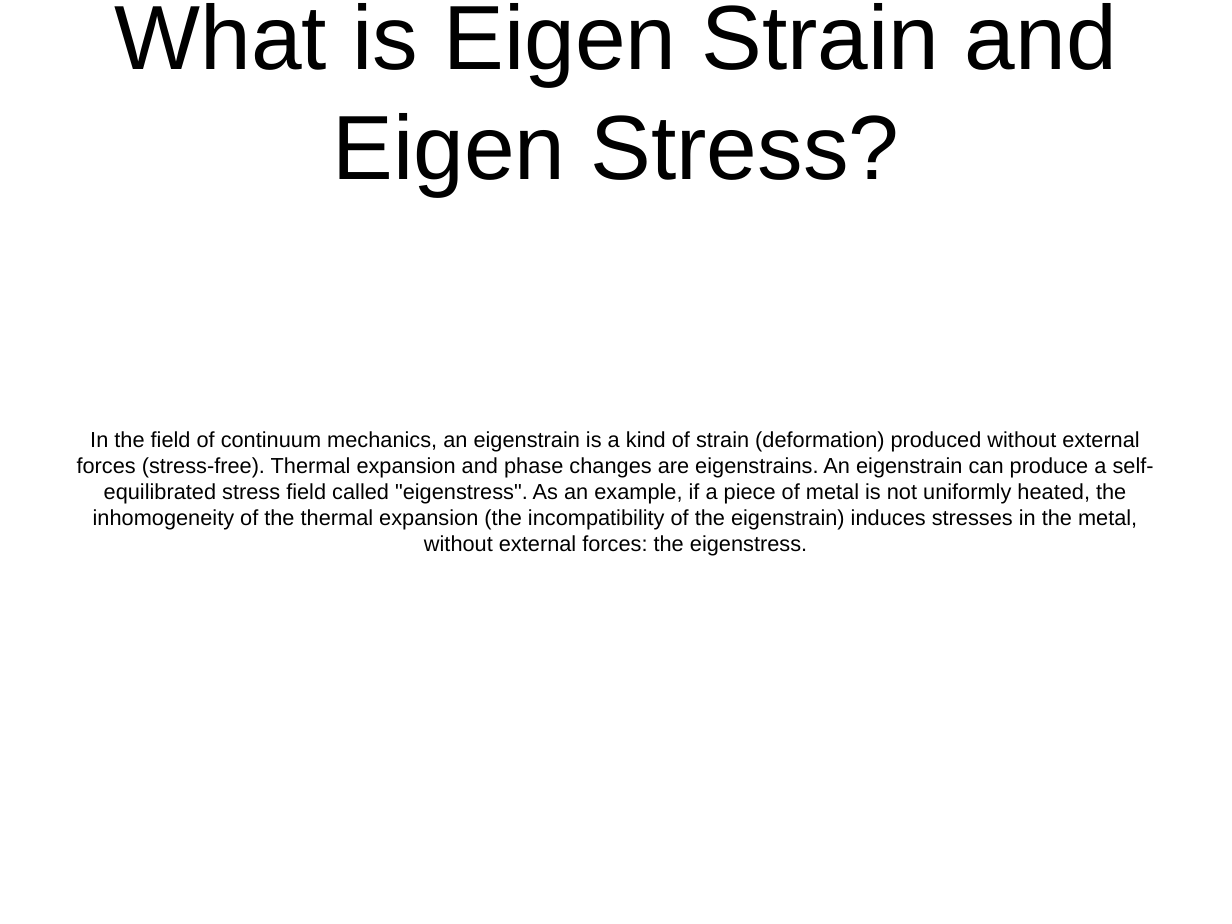
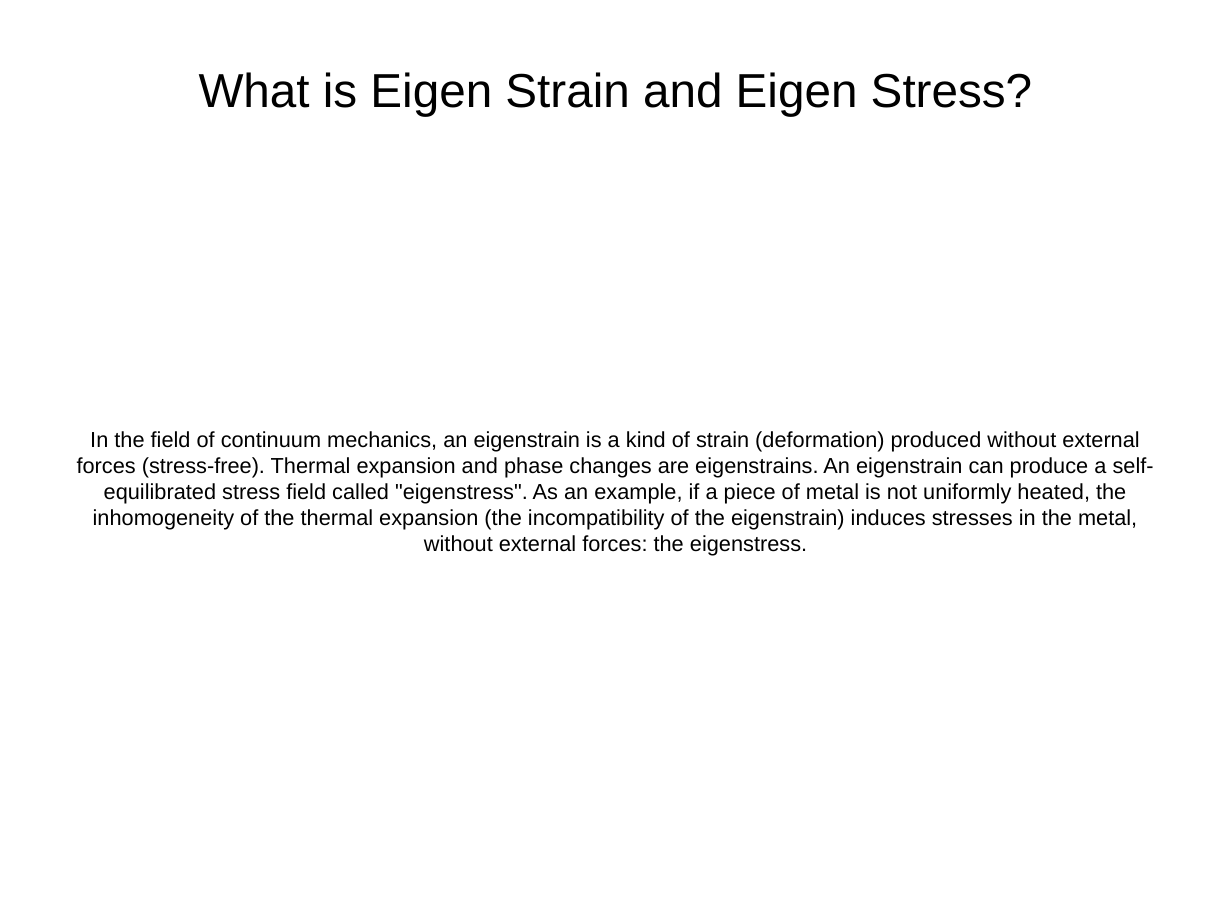
Before and after one commit to sushanthk15/JournalClub2, a slide deck: slide 2 of Review Presentation.odp. Drawn at 1232x924 pixels with LibreOffice and Linux fonts; fonts in the diff are those of the drawing; background and template pictures are left out. Boxes give left, top, right and bottom in pixels: in the first picture for what was removed or moved away, otherwise in the second. Text is boxed around its words. In the diff, an @@ line names an element or a change of style, - is before the commit and + after.

```diff
--- a/Review Presentation.odp
+++ b/Review Presentation.odp
@@ title "What is Eigen Strain and ..." at box(199, 72, 1032, 116): size 58.7 to 30.7 pt @@
```
Also in this commit, not shown: 7 slides added, 1 slide removed, 3 other files.
